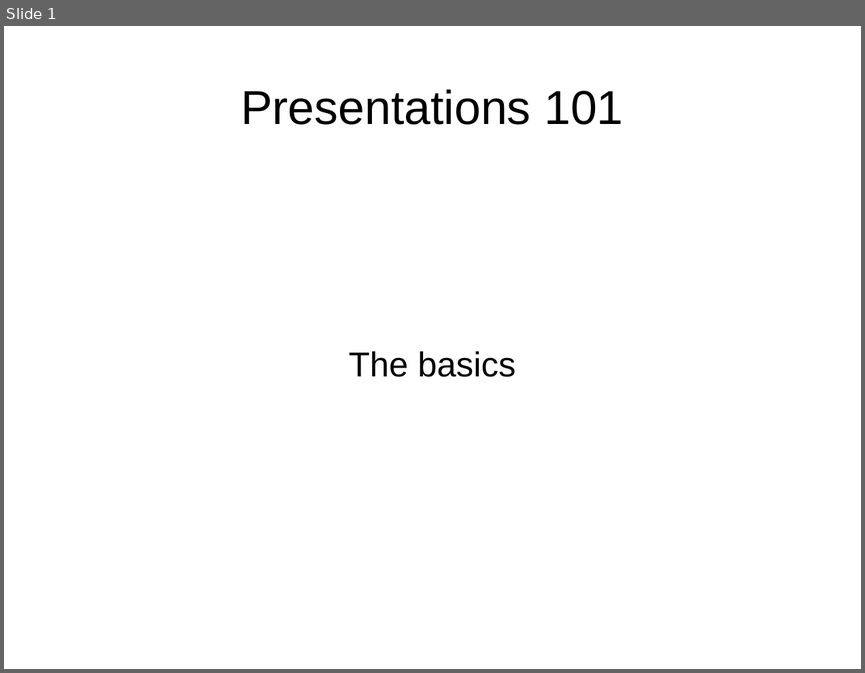
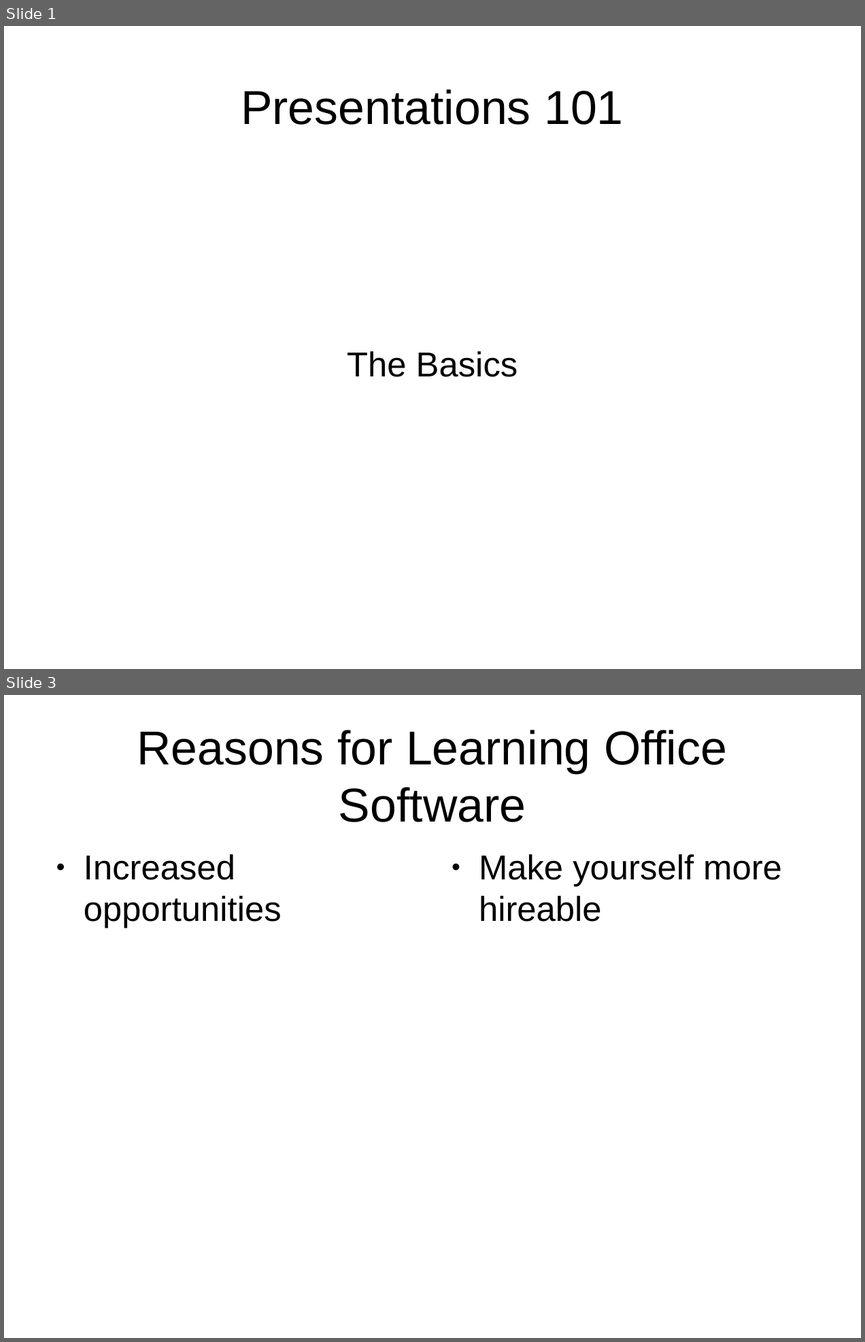
Before and after one commit to SMUCSM/UgandaV, a slide deck: Presentations101.odp. Shown one above the other, each under a label of ours: slide 1 before the commit, slides 1 and 3 after it; the slides between them are not shown. The pictures are 865x673 and 865x1342 pixels, drawn with LibreOffice and Linux fonts; fonts in the diff are those of the drawing. Boxes give left, top, right and bottom in pixels: in the first picture for what was removed or moved away, otherwise in the second. Text is boxed around its words. In the diff, an @@ line names an element or a change of style, - is before the commit and + after.

```diff
--- a/Presentations101.odp
+++ b/Presentations101.odp
@@ slide 3 added at (4, 695, 861, 1338), background #FFFFFF @@
@@ title added at (137, 730, 727, 822), 44 pt, text #000000 @@
+Reasons for Learning Office Software
@@ text added at (84, 854, 281, 928), 32 pt, text #000000 @@
+● Increased opportunities
@@ text added at (479, 854, 782, 921), 32 pt, text #000000 @@
+● Make yourself more hireable
@@ slide 1 changed as well @@
@@ subtitle at (347, 351, 518, 377): text changed @@
-The basics
+The Basics
```
Also in this commit, not shown: 1 other slide changed, 2 other slides added, 2 slides removed.
